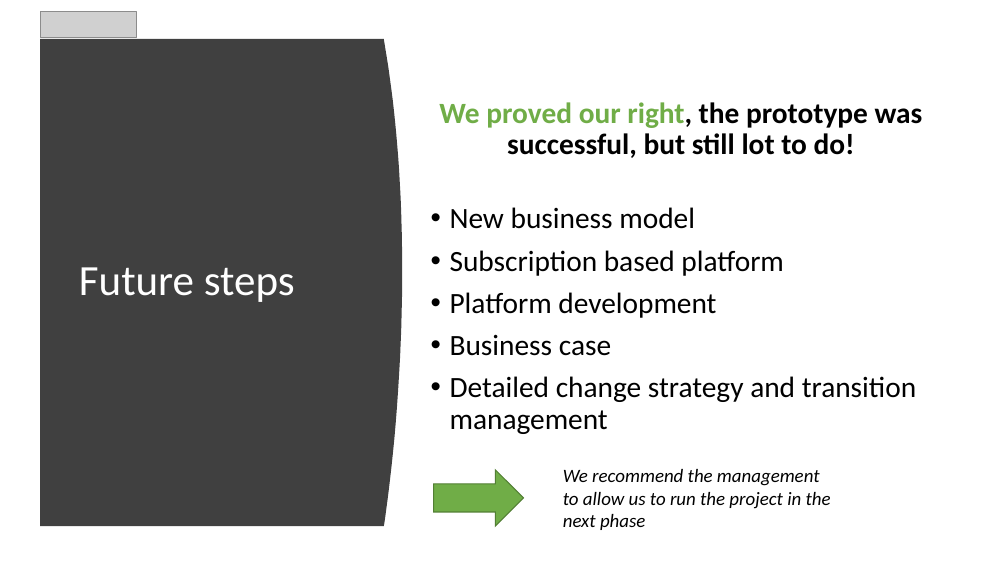
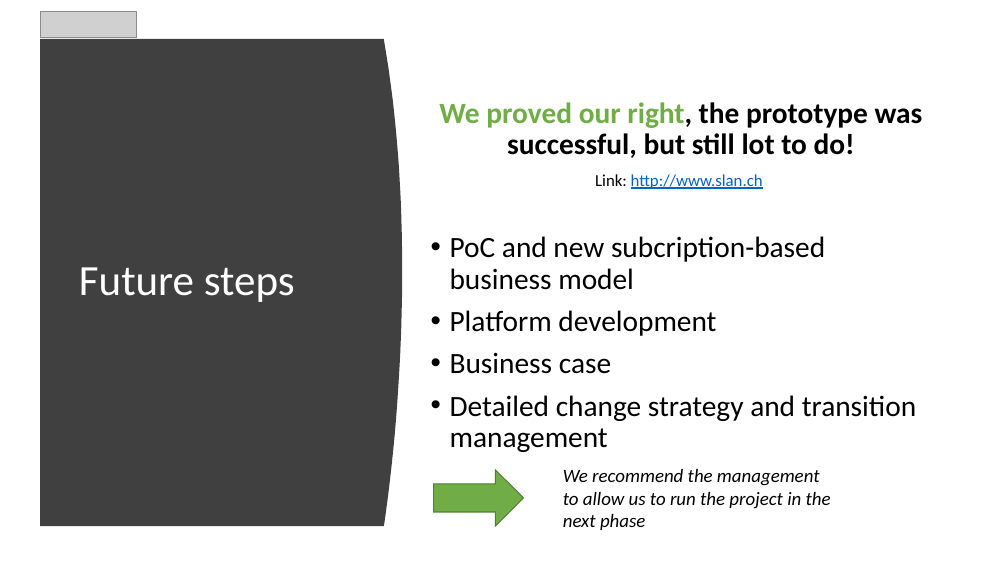
Before and after one commit to AgileBusinessAnalysis/09_TEAM, a slide deck: slide 7 of Final Pitch/FinalPitch_Happy Mortgage_V1.0.pptx. Drawn at 1008x567 pixels with LibreOffice and Linux fonts; fonts in the diff are those of the drawing; grey boxes stand for pictures. Boxes give left, top, right and bottom in pixels: in the first picture for what was removed or moved away, otherwise in the second. Text is boxed around its words. In the diff, an @@ line names an element or a change of style, - is before the commit and + after.

```diff
--- a/Final Pitch/FinalPitch_Happy Mortgage_V1.0.pptx
+++ b/Final Pitch/FinalPitch_Happy Mortgage_V1.0.pptx
@@ text at [450, 174, 825, 290]: text changed @@
-• New business model
-• Subscription based platform
+Link: http://www.slan.ch
+• PoC and new subcription-based business model
```
Also in this commit, not shown: 4 other slides changed.
